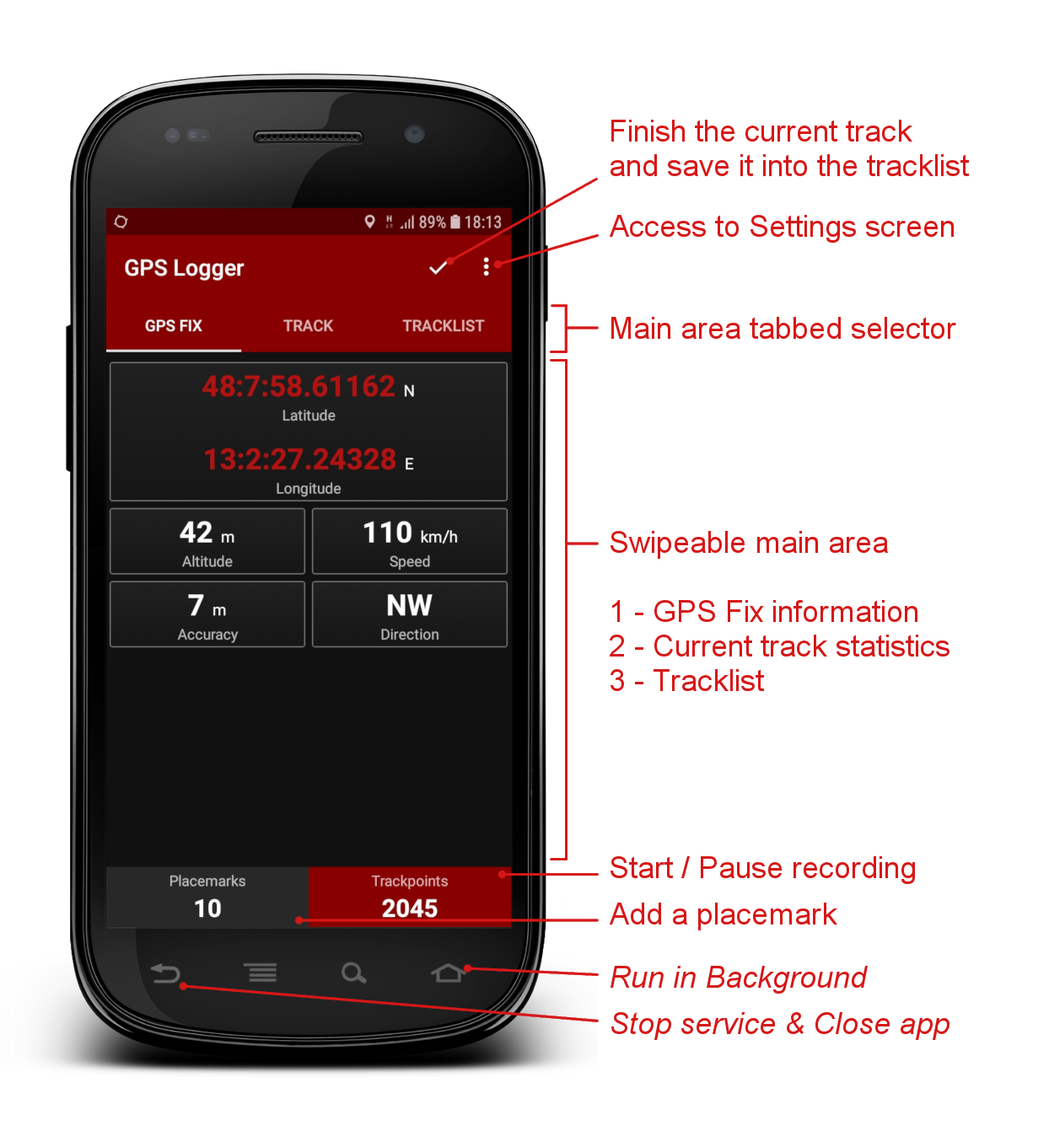
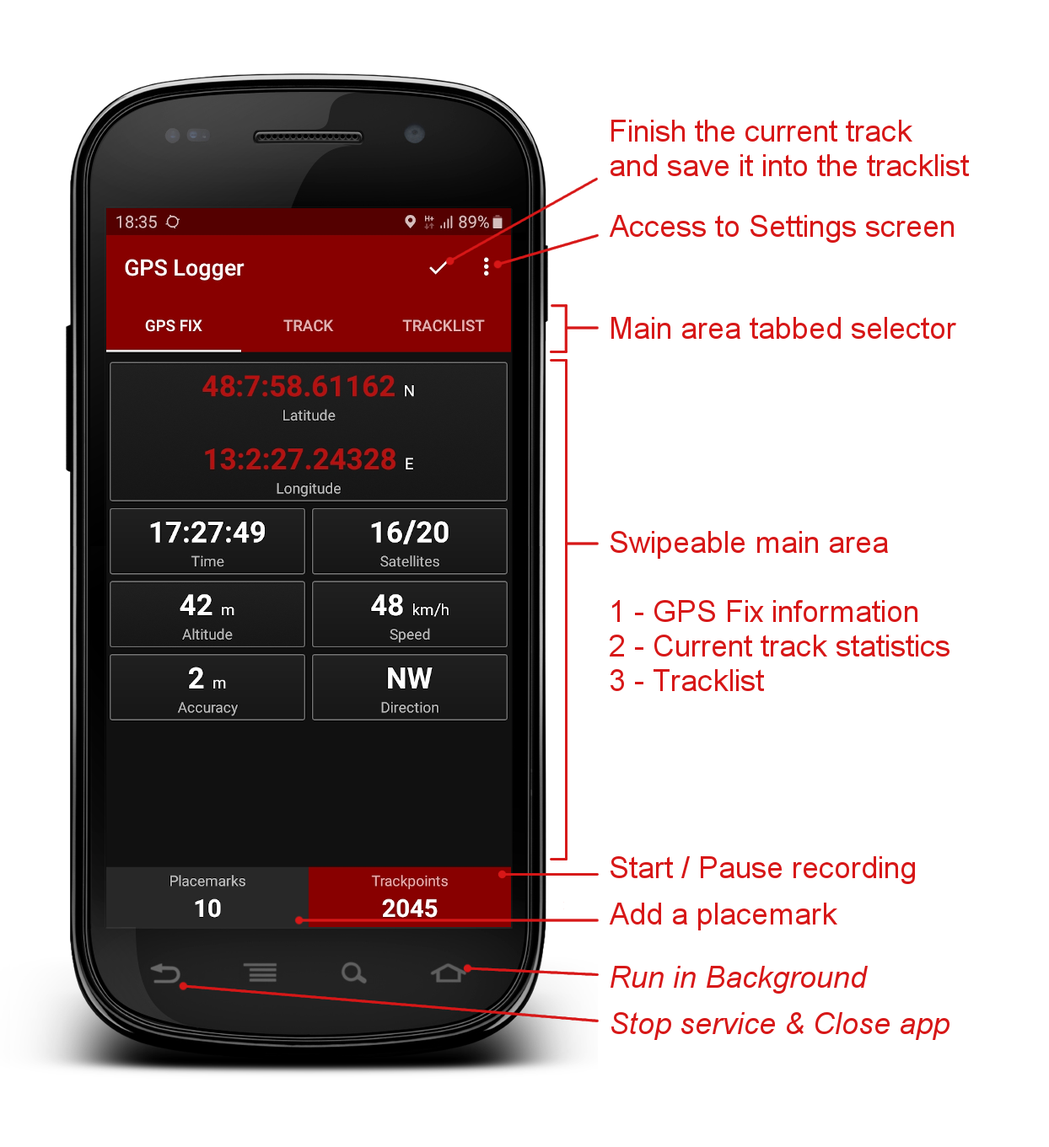
The second 1049 x 1147 image is a revision of the first. Changes to its layers:
painted on "1.png" over [106, 214, 511, 928]
